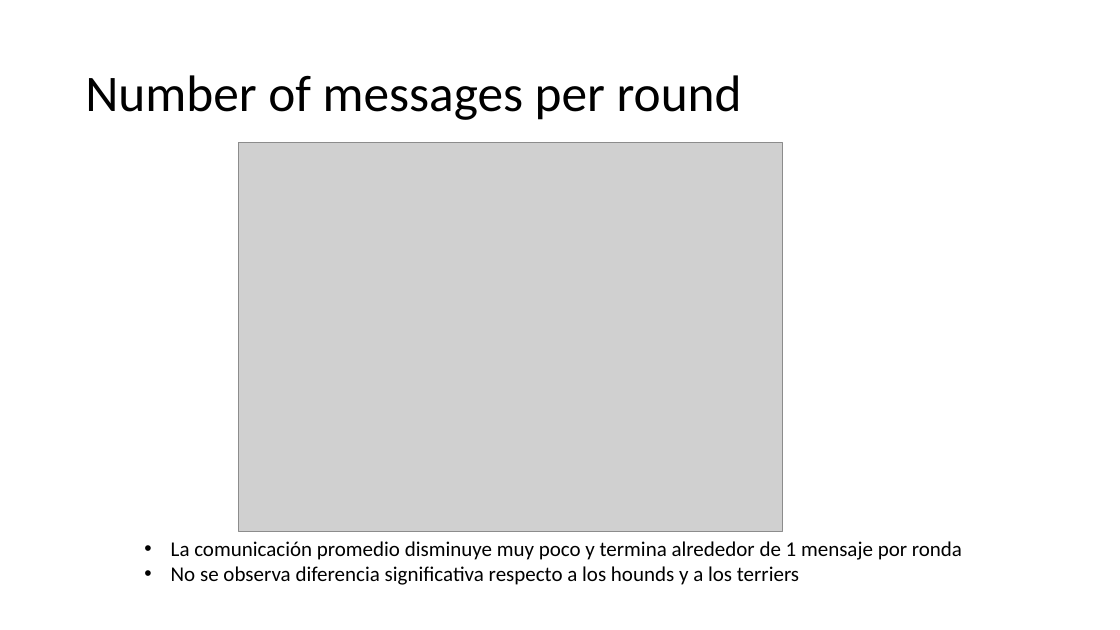
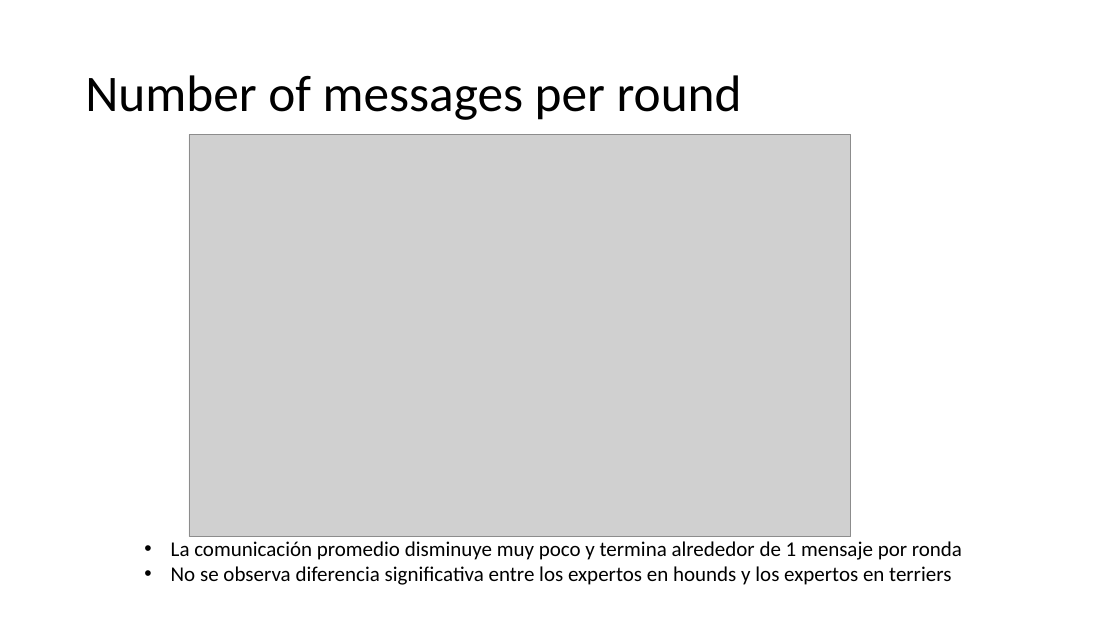
Before and after one commit to Slendercoder/DatosDLL, a slide deck: slide 15 of 12-16-18-23-27-sept-2019/Analysis/Colaboración, uso del lenguaje y comprensión.pptx (slide 11 before the commit). Drawn at 1120x630 pixels with LibreOffice and Linux fonts; fonts in the diff are those of the drawing; grey boxes stand for pictures. Boxes give left, top, right and bottom in pixels: in the first picture for what was removed or moved away, otherwise in the second. Text is boxed around its words. In the diff, an @@ line names an element or a change of style, - is before the commit and + after.

```diff
--- a/12-16-18-23-27-sept-2019/Analysis/Colaboración, uso del lenguaje y comprensión.pptx
+++ b/12-16-18-23-27-sept-2019/Analysis/Colaboración, uso del lenguaje y comprensión.pptx
@@ picture: place and size @@
-picture at <box>239,143,782,532</box>
+picture at <box>189,134,851,537</box>
@@ text at <box>171,566,951,585</box>: text changed @@
-• No se observa diferencia significativa respecto a los hounds y a los terriers
+• No se observa diferencia significativa entre los expertos en hounds y los expertos en terriers
```
Also in this commit, not shown: 2 other slides changed, 7 slides added, 2 slides removed, 4 other files.
